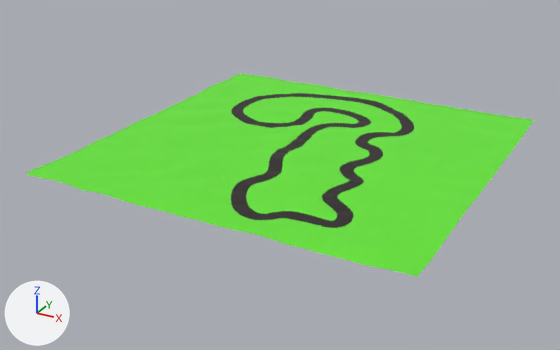
The glTF model Tracks/IchiCircuit.glb, before and after one commit.
One viewpoint serves both versions: a 50 mm lens placed at (392.0, -845.0, 381.0), pointed at (-66.0, -12.0, -36.0). Every picture has the same lights, and +X, +Y and +Z are marked at lower left. The older version comes first. Where no turn or scale is listed for an object, it has been applied to the vertices. Vertices at exactly the same position are counted once.

Objects in the first picture: 'Landscape.002', 'Plane.001'.
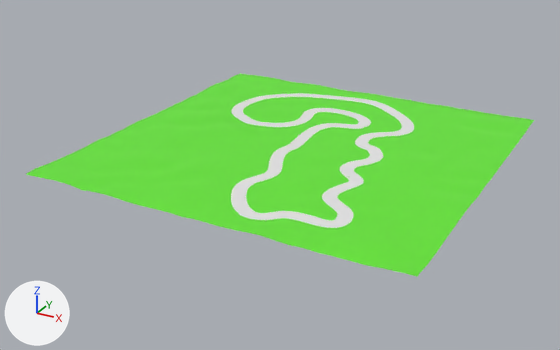
Where the newer file only moved an object's origin or applied its transform, the numbers keep the older frame.

The change, as a list of edits to the scene's bpy script:
```text
Change me_landscape_002:
    used by ob_landscape_002; location = (-48.1, 15.7, 0.0)
    remove me_landscape_002.from_pydata(...)  # 1865 vertices, 3614 faces; spans x -250.0..250.0, y -250.0..250.0, z -3.0..4.0
    add me_landscape_002.from_pydata(...)  # 1865 vertices, 3614 faces; spans x -250.0..250.0, y -250.0..250.0, z -1.0..4.0
    me_landscape_002 part 1: 1080 of 1865 vertices moved; they spanned x -212.0..202.0, y -232.0..234.0, z -3.0..3.0 and now span x -216.0..204.0, y -232.0..234.0, z -1.0..3.0; mean shift (0.0, 0.0, 0.0); largest move (6.0, -59.0, 3.0) -> (14.0, -45.0, 1.0)
Change me_plane_001:
    used by ob_plane_001; location = (-48.4, 41.6, 0.3)
    remove me_plane_001.from_pydata(...)  # 3058 vertices, 3056 faces; spans x -167.0..148.0, y -244.0..195.0, z -2.0..3.0
    add me_plane_001.from_pydata(...)  # 3058 vertices, 3056 faces; spans x -167.0..148.0, y -244.0..195.0, z -1.0..2.0
    me_plane_001 part 2: 2810 faces spanning x -167.0..148.0, y -244.0..195.0, z -1.0..2.0 switch from mat_material (picture img_asphalt_track_diff_1k) to no material
    edits to the shape of me_plane_001 do not show in these pictures
```

Where the change shows, as pixel boxes (x1, y1, x2, y2) in the pictures (560 x 350 px; the box of a moved part takes in the faces that stretch with it):
part 1 of me_landscape_002, moved or reshaped: (167, 84, 483, 250) in both
part 2 of me_plane_001, recoloured: (231, 93, 414, 228) in both
